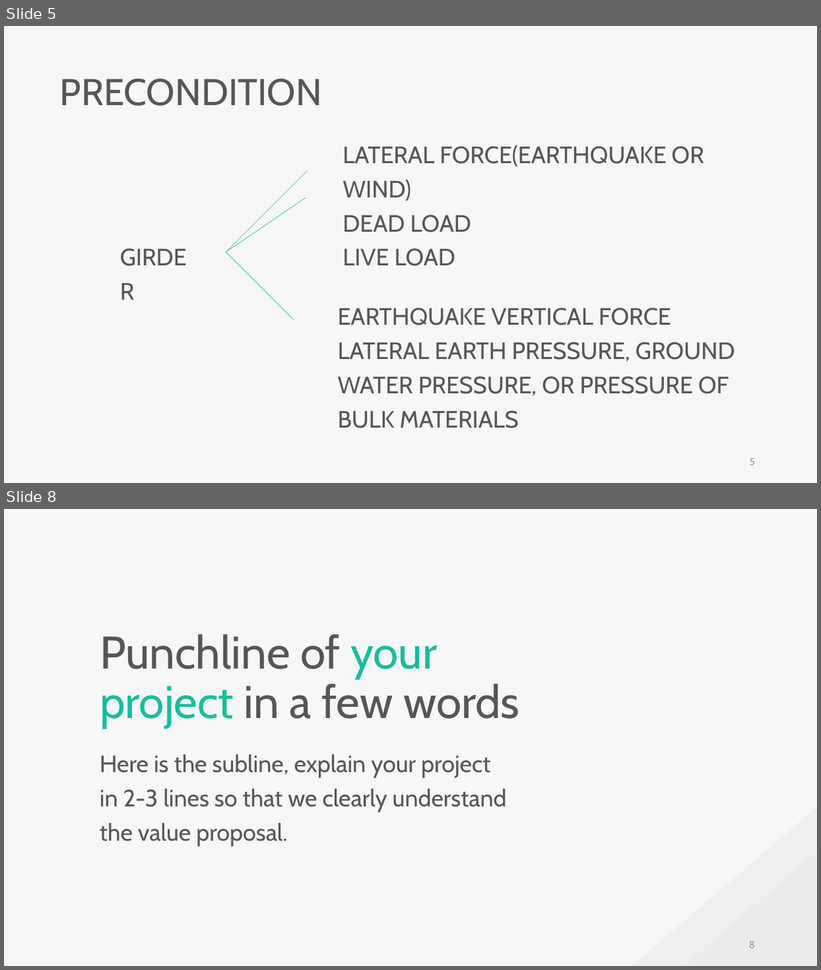
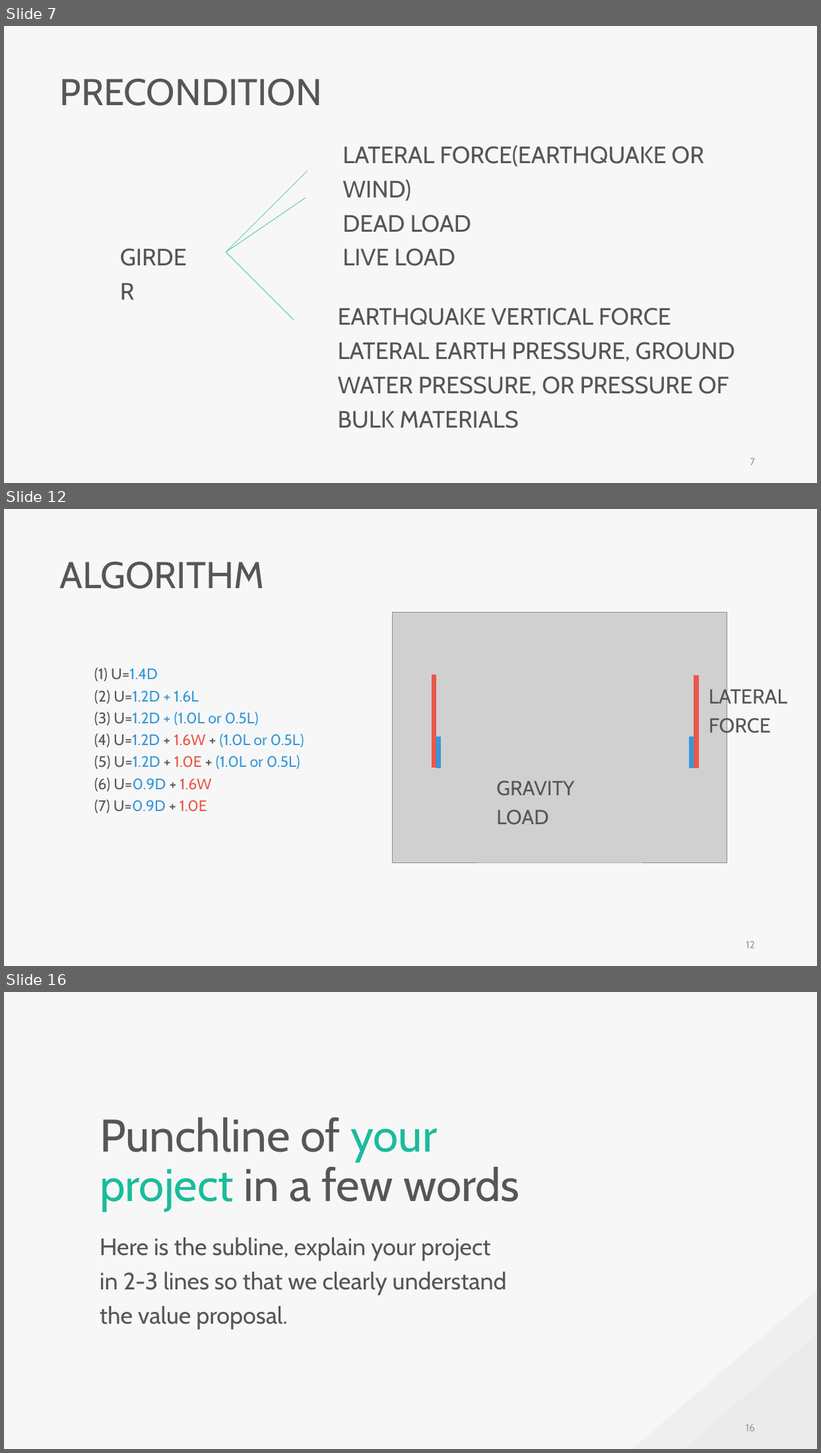
Before and after one commit to skyran1278/VbaProject, a slide deck: 20180126_SmartSplice/20180920_Meeting/20180920 Meeting.pptx. Shown one above the other, each under a label of ours: slides 5 and 8 before the commit, slides 7, 12 and 16 after it; the slides between them are not shown. The pictures are 821x970 and 821x1453 pixels, drawn with LibreOffice and Linux fonts; fonts in the diff are those of the drawing; grey boxes stand for pictures. Boxes give left, top, right and bottom in pixels: in the first picture for what was removed or moved away, otherwise in the second. Text is boxed around its words. In the diff, an @@ line names an element or a change of style, - is before the commit and + after.

```diff
--- a/20180126_SmartSplice/20180920_Meeting/20180920 Meeting.pptx
+++ b/20180126_SmartSplice/20180920_Meeting/20180920 Meeting.pptx
@@ slide 12 added at <box>4,509,817,966</box>, background #F7F7F7 @@
@@ text added at <box>60,561,264,589</box>, 44 pt, text #565656 @@
+ALGORITHM
@@ text added at <box>94,667,304,813</box>, 18 pt, text #3498DB @@
+(1) U=1.4D
+(2) U=1.2D + 1.6L
+(3) U=1.2D + (1.0L or 0.5L)
+(4) U=1.2D + 1.6W + (1.0L or 0.5L)
+(5) U=1.2D + 1.0E + (1.0L or 0.5L)
+(6) U=0.9D + 1.6W
+(7) U=0.9D + 1.0E
@@ group added at <box>393,613,727,863</box>: 4 lines, 1 picture @@
@@ text added at <box>709,687,787,737</box>, 24 pt, text #565656 @@
+LATERAL
+FORCE
@@ text added at <box>496,781,574,825</box>, 24 pt, text #565656 @@
+GRAVITY LOAD
@@ page number added at <box>746,941,755,949</box>, 12 pt, text #9A9A9A @@
+12
@@ what was slide 5 is now slide 7 @@
@@ page number at <box>750,458,755,466</box>: text changed @@
-5
+7
@@ what was slide 8 is now slide 16 @@
@@ page number at <box>746,1424,755,1432</box>: text changed @@
-8
+16
```
Also in this commit, not shown: 5 slides changed, 7 other slides added, 3 other files.
